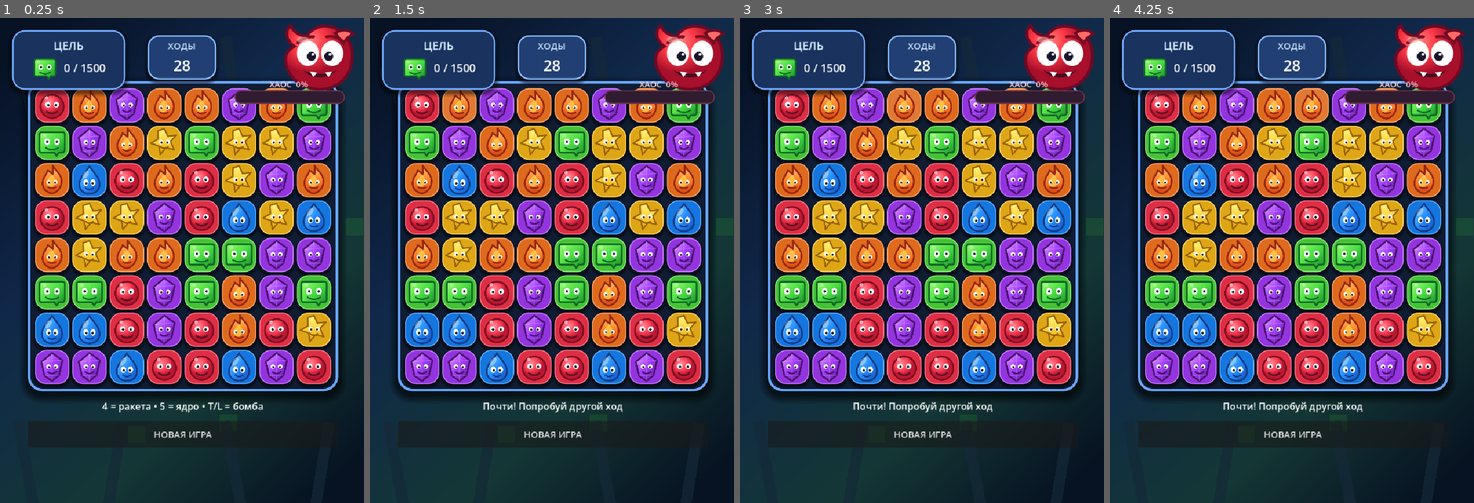
Above: before the commit, frames 1-4 (left to right).
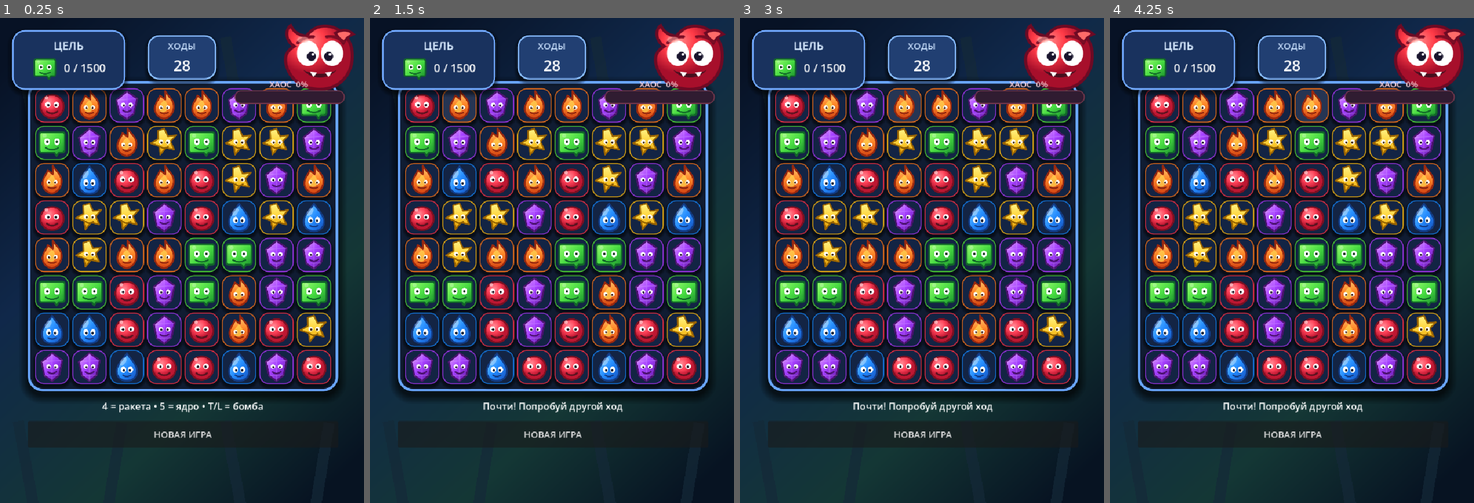
Above: after the commit, the same moments.

Repository: ksotik22/Mutant-Match
Game: Godot game, scene res://main.tscn
Two runs of this game, one before a commit and one after it. Both use one fixed random seed, a clock stepped at 60 frames per second and the inputs below.
Inputs (mouse positions are in pixels of both pictures, inside the frame that each line leads up to):
- Up to frame 1 (0.25 s): no input
- Up to frame 2 (1.5 s): click (420, 105) at 0.52 s; click (461, 105) at 1.27 s
- Up to frame 3 (3 s): click (867, 105) at 2.02 s; click (903, 105) at 2.77 s
- Up to frame 4 (4.25 s): click (1310, 105) at 3.52 s

The runs differ from the first frame. In frame 1, 24% of the frame differs, in the area x 9-91%, y 14-76%; in frame 2, 24%; in frame 3, 24%; in frame 4, 24%.

Commit message:
Use distinct mutant silhouettes and special piece icons

Diff:
--- a/scripts/visual_upgrade.gd
+++ b/scripts/visual_upgrade.gd
@@ -11,6 +11,7 @@
 
 var colors := [Color("ff354f"), Color("1788ff"), Color("ffbf19"), Color("50df3d"), Color("a93cff"), Color("ff7a22")]
 var piece_textures: Array[Texture2D] = []
+var special_textures: Dictionary = {}
 
 func _ready() -> void:
 	call_deferred("setup")
@@ -38,6 +39,12 @@
 		load("res://assets/pieces/purple.svg"),
 		load("res://assets/pieces/orange.svg")
 	]
+	special_textures = {
+		1: load("res://assets/pieces/rocket_h.svg"),
+		2: load("res://assets/pieces/rocket_v.svg"),
+		3: load("res://assets/pieces/bomb.svg"),
+		4: load("res://assets/pieces/core.svg")
+	}
 
 func make_lab_background() -> void:
 	var bg := GradientTexture2D.new()
@@ -65,14 +72,6 @@
 		pipe.mouse_filter = Control.MOUSE_FILTER_IGNORE
 		game.add_child(pipe)
 		game.move_child(pipe, 2)
-	for i in 12:
-		var glow := ColorRect.new()
-		glow.color = Color(0.28, 1.0, 0.18, 0.10)
-		glow.position = Vector2(20 + (i * 83) % 680, 100 + (i * 137) % 800)
-		glow.size = Vector2(18 + (i % 3) * 8, 18 + (i % 3) * 8)
-		glow.mouse_filter = Control.MOUSE_FILTER_IGNORE
-		game.add_child(glow)
-		game.move_child(glow, 3)
 
 func upgrade_board_panel() -> void:
 	if board_grid == null: return
@@ -119,7 +118,6 @@
 	goal_panel.mouse_filter = Control.MOUSE_FILTER_IGNORE
 	goal_panel.add_theme_stylebox_override("panel", make_panel(Color("19325e"), Color("72aaff"), 24, 10))
 	layer.add_child(goal_panel)
-
 	var goal_box := VBoxContainer.new()
 	goal_box.alignment = BoxContainer.ALIGNMENT_CENTER
 	goal_box.add_theme_constant_override("separation", 2)
@@ -276,41 +274,32 @@
 			if t < 0 or t >= colors.size(): continue
 			var special: int = int(specials[y][x])
 			var s := StyleBoxFlat.new()
-			s.bg_color = colors[t].darkened(0.13)
-			s.corner_radius_top_left = 22
-			s.corner_radius_top_right = 22
-			s.corner_radius_bottom_left = 22
-			s.corner_radius_bottom_right = 22
+			s.bg_color = Color("132444")
+			s.corner_radius_top_left = 18
+			s.corner_radius_top_right = 18
+			s.corner_radius_bottom_left = 18
+			s.corner_radius_bottom_right = 18
 			s.set_border_width_all(2)
-			s.border_color = colors[t].lightened(0.32)
-			s.shadow_color = Color(0, 0, 0, 0.50)
+			s.border_color = colors[t].darkened(0.18)
+			s.shadow_color = Color(0, 0, 0, 0.52)
 			s.shadow_size = 6
 			s.shadow_offset = Vector2(0, 5)
 			if special != 0:
-				s.bg_color = colors[t].lightened(0.02)
-				s.set_border_width_all(5)
-				s.border_color = Color("fff0a0")
-				s.shadow_color = Color(1.0, 0.65, 0.12, 0.55)
+				s.bg_color = Color("1c2947")
+				s.set_border_width_all(4)
+				s.border_color = Color("ffe58a")
+				s.shadow_color = Color(1.0, 0.65, 0.12, 0.58)
 				s.shadow_size = 10
 			b.add_theme_stylebox_override("normal", s)
 			var hover: StyleBoxFlat = s.duplicate()
-			hover.bg_color = s.bg_color.lightened(0.10)
+			hover.bg_color = s.bg_color.lightened(0.08)
 			b.add_theme_stylebox_override("hover", hover)
 			var pressed: StyleBoxFlat = s.duplicate()
 			pressed.bg_color = s.bg_color.darkened(0.12)
 			b.add_theme_stylebox_override("pressed", pressed)
-			b.icon = piece_textures[t]
 			b.expand_icon = true
 			if special == 0:
-				b.text = ""
+				b.icon = piece_textures[t]
 			else:
-				match special:
-					1: b.text = "↔"
-					2: b.text = "↕"
-					3: b.text = "✹"
-					4: b.text = "◎"
-			b.add_theme_color_override("font_color", Color.WHITE)
-			b.add_theme_color_override("font_shadow_color", Color(0, 0, 0, 0.55))
-			b.add_theme_constant_override("shadow_offset_x", 2)
-			b.add_theme_constant_override("shadow_offset_y", 3)
-			b.add_theme_font_size_override("font_size", 26)
+				b.icon = special_textures.get(special, piece_textures[t])
+			b.text = ""
